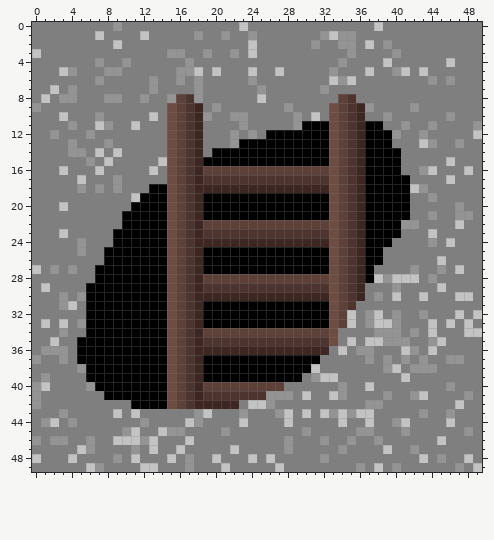
Pixel-art sprite: src/a2/resources/stock photos/Goal_Cell.png. This is how it looked before the edit.
The file is 50x50 pixels.
The same view after the edit:
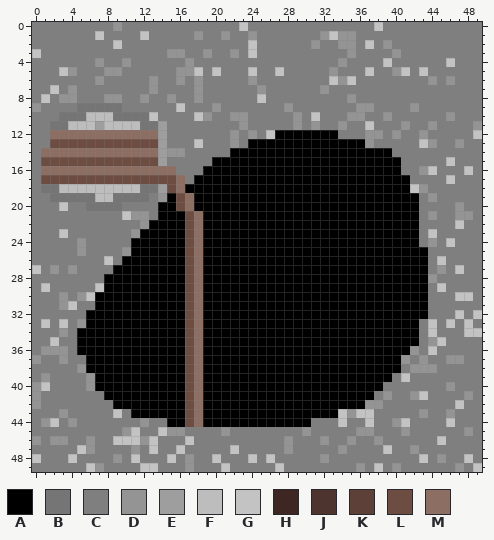
Palette (. is transparent): A #000000  B #757575  C #7f7f7f  D #949494  E #9e9e9e  F #bdbdbd  G #c3c3c3  H #3e2723  J #4e342e  K #5d4037  L #6d4c41  M #8d6e63
Diff:
Changed rows in their new state; - is an unchanged pixel.
first column x 1:
 8 ---------------CC----------------CD--------
 9 ----BBBBB-----CGCC--------------CCCD-------
10 --BBBFFFBBBB--CCCG--------------CCDD-------
11 -BBFFFEFFFFBBECCCC-----------CDCCDCCGC-----
12 -MMMMMMMMMMMMECCCC-------G------ACCCDDC----
13 -LLLLLLLLLLLLECCCG----C---------AAAADCC----
14 MMMMMMMMMMMMMEDDCC-CC-----------AAAA---C---
15 LLLLLLLLLLLLLECCCCC-------------AAAA-------
16 MMMMMMMMMMMMMMMCCCAAAAAAAAAAAAAAAAAA-------
17 LLLLLLLLLLLLLL-MCAAAAAAAAAAAAAAAAAAA-------
18 BBFFFFFFFFFBBE-MAAAAAAAAAAAAAAAAAAAA-------
19 -BBBBBFFBBBBCDALMA--------------AAAA-----A-
20 -----BBBB-CCC-ALMA--------------AAAA-----A-
21 ---------GDDC-AALM--------------AAAA-----A-
22 ---------CCD--AALMAAAAAAAAAAAAAAAAAA----AA-
23 --------CCD---AALMAAAAAAAAAAAAAAAAAA----AA-
24 --------CC----AALMAAAAAAAAAAAAAAAAAA---AAA-
25 -------CCD----AALM--------------AAAA--AAAAA
26 -------GC-----AALM--------------AAAA--AAAAA
27 ------CC------AALM--------------AAAA-AAAAAA
28 ------C-------AALMAAAAAAAAAAAAAAAAAA-AAAAAA
29 -----CG-------AALMAAAAAAAAAAAAAAAAAAAAAAAAA
30 -----G--------AALMAAAAAAAAAAAAAAAAAAAAAAAAA
31 -----C--------AALM--------------AAAAAAAAAAA
32 --------------AALM--------------AAAAAAAAAAA
33 --------------AALM--------------AAAAAAAAAA-
34 ----A---------AALMAAAAAAAAAAAAAAAAAAAAAAAA-
35 --------------AALMAAAAAAAAAAAAAAAAAAAAAAAA-
36 --------------AALMAAAAAAAAAAAAAAAAAAAAAAA--
37 ----C---------AALM-------------AAAAAAAAA---
38 --------------AALM------------AAAAAAAAAA---
39 -----D--------AALM-----------AAAAAAAAAA----
40 --------------AALMAAAAAAAAAAAAAAAAAAAA-----
41 --------------AALMAAAAAAAAAAAAAAAAAAA------
42 --------AA----AALMAAAAAAAAAAAAAAAAAA-------
43 ----------AAAAAALMAAAAAAAAAAAAAAA----------
44 --------------AALMAAAAAAAAAAAA-------------
Where, in picture pixels (left, top, right, bottom), the same in both pictures:
changed: (41, 94, 428, 427)
